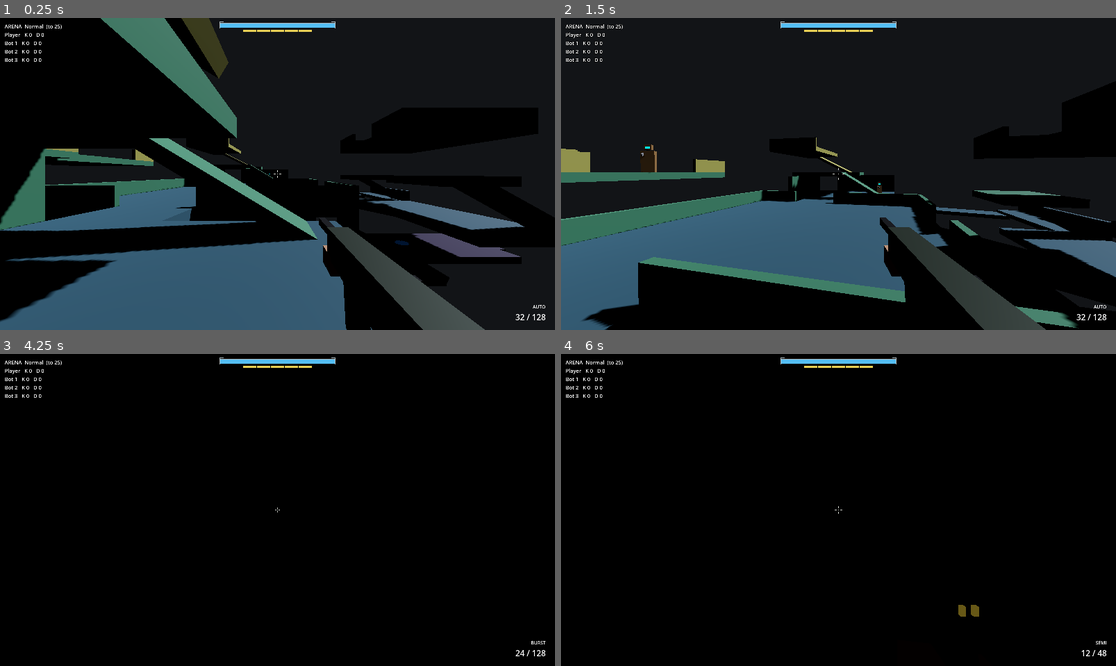
Above: before the commit, frames 1-4 (two rows, left to right).
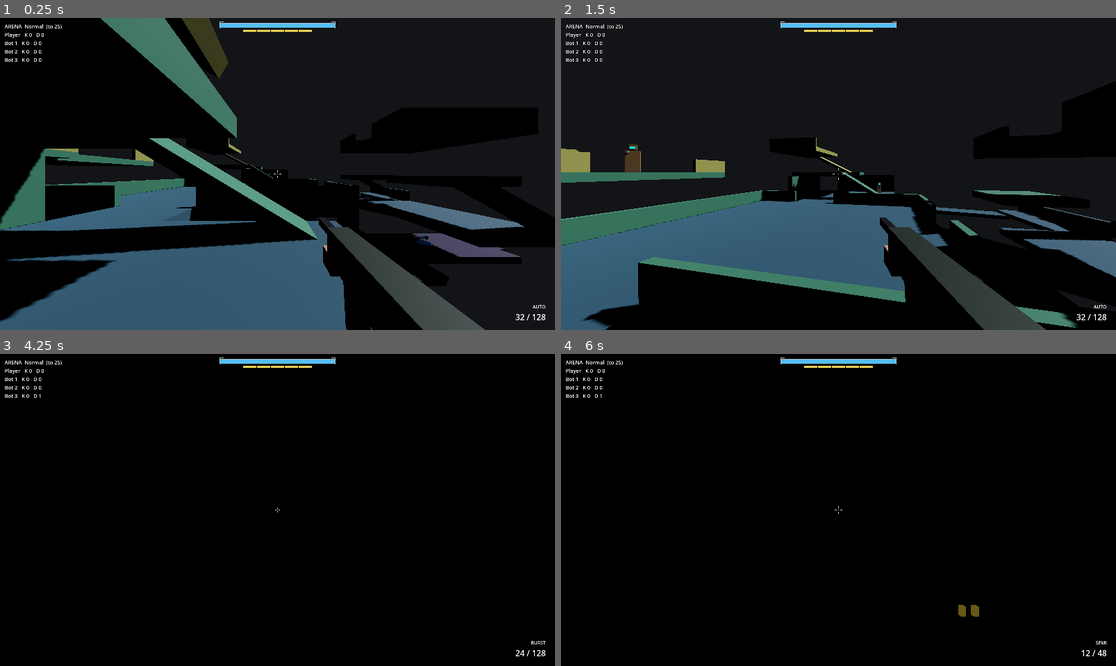
Above: after the commit, the same moments.

Repository: StudioSadTouch/Project-Long-Colt
Game: Godot game, scene res://scenes/main/arena_lockout.tscn
The game is run twice, just before and just after one commit, with the same random seed, the same clock (stepped at 60 frames per second) and the same inputs.
Inputs (mouse positions are in pixels of both pictures, inside the frame that each line leads up to):
- Up to frame 1 (0.25 s): no input
- Up to frame 2 (1.5 s): tap Enter at 0.5 s; move the mouse to (866, 174) at 0.52 s; hold Right mouse button (action_alt_fire) 0.53-1.28 s; hold W (action_move_forward) from 0.53 s (still down); tap Space (action_jump) at 0.77 s; move the mouse to (810, 174) at 1.27 s; tap Ctrl (action_crouch) at 1.35 s
- Up to frame 3 (4.25 s): keep holding W (action_move_forward); tap Space (action_jump) at 1.52, 3.02, 3.5, 3.77 s; move the mouse to (288, 503) at 2.02 s; press the mouse at (288, 503) at 2.03 s; move the mouse to (271, 516) at 2.77 s; release the mouse at (271, 516) at 2.78 s; tap F (action_fire_select) at 2.85 s; move the mouse to (316, 513) at 3.52 s; hold E (action_interact) from 3.53 s (still down)
- Up to frame 4 (6 s): move the mouse to (794, 506) at 4.27 s; release E (action_interact) at 4.28 s; tap V (action_melee) at 4.35 s; tap Space (action_jump) at 4.52, 5.75 s; tap Enter at 5 s; move the mouse to (844, 510) at 5.02 s; hold 1 (action_weapon_1) 5.03-5.78 s; move the mouse to (816, 503) at 5.77 s; release W (action_move_forward) at 5.78 s; hold D (action_move_right) from 5.78 s (still down); tap 2 (action_weapon_2) at 5.85 s

The runs differ from the first frame. In frame 1, less than 0.1% of the frame differs, in the area x 71-78%, y 69-73%; in frame 2, 0.3%, in the area x 11-58%, y 40-57%; in frame 3, less than 0.1%; in frame 4, less than 0.1%.
Error after the commit: Trying to assign an array of type "Array" to a variable of type "Array[WeaponPickup]". (res://scripts/ai/arena_events.gd:71)

Commit message:
Lockout: place the new roster (shotgun BotMid, DER Green hall z=17, carbine BR3 roof)
Generators (emit_arena_tscn.py, emit_lockout_tscn.py) map the Halo 2 weapon spots onto the five
guns and give the two power weapons a 90 s respawn. arena_lockout.tscn is regenerated
(lockout.tscn round-trips unchanged). main_lockout.tscn stays hand-edited on main, so the same
three pickup swaps are applied by hand there; its remaining difference from --launcher output
is the pre-existing hand edits (target dummies, Top Blue pickups at z=18, ElbowSouth bounds).
Replaced: RiflePickup_BotMid, RiflePickup_BR3, RiflePickup_Green. Kept: PistolPickup_S3,
RiflePickup_TopBlue, PistolPickup_TopBlueW/E. No placement relies on a lip or step.

Diff:
--- a/scenes/main/arena_lockout.tscn
+++ b/scenes/main/arena_lockout.tscn
@@ -10,6 +10,9 @@
 [ext_resource type="Script" path="res://scripts/ai/arena_navigation.gd" id="8_nav"]
 [ext_resource type="Script" path="res://scripts/ai/spawn_manager.gd" id="9_spawns"]
 [ext_resource type="Resource" path="res://resources/ai/bot_difficulty_normal.tres" id="10_diff"]
+[ext_resource type="PackedScene" path="res://scenes/weapons/marksman_carbine.tscn" id="11_carbine"]
+[ext_resource type="PackedScene" path="res://scenes/weapons/combat_shotgun.tscn" id="12_shotgun"]
+[ext_resource type="PackedScene" path="res://scenes/weapons/directed_energy_rifle.tscn" id="13_energy"]
 
 [sub_resource type="Environment" id="Environment_arena"]
 background_mode = 1
@@ -38,9 +41,10 @@
 [node name="Player" parent="." instance=ExtResource("2_player")]
 transform = Transform3D(0, 0, -1, 0, 1, 0, 1, 0, 0, -18, 4.55, 4)
 
-[node name="RiflePickup_BotMid" parent="." instance=ExtResource("3_pickup")]
+[node name="ShotgunPickup_BotMid" parent="." instance=ExtResource("3_pickup")]
 transform = Transform3D(1, 0, 0, 0, 1, 0, 0, 0, 1, 0, 0, 0)
-weapon_scene = ExtResource("4_rifle")
+weapon_scene = ExtResource("12_shotgun")
+respawn_delay = 90.0
 
 [node name="PistolPickup_S3" parent="." instance=ExtResource("3_pickup")]
 transform = Transform3D(1, 0, 0, 0, 1, 0, 0, 0, 1, 16, 10.5, -6)
@@ -58,13 +62,14 @@
 transform = Transform3D(1, 0, 0, 0, 1, 0, 0, 0, 1, 2, 9, 16)
 weapon_scene = ExtResource("5_pistol")
 
-[node name="RiflePickup_BR3" parent="." instance=ExtResource("3_pickup")]
+[node name="CarbinePickup_BR3" parent="." instance=ExtResource("3_pickup")]
 transform = Transform3D(1, 0, 0, 0, 1, 0, 0, 0, 1, -17, 10.5, -3)
-weapon_scene = ExtResource("4_rifle")
-
-[node name="RiflePickup_Green" parent="." instance=ExtResource("3_pickup")]
-transform = Transform3D(1, 0, 0, 0, 1, 0, 0, 0, 1, 0, 0, 15)
-weapon_scene = ExtResource("4_rifle")
+weapon_scene = ExtResource("11_carbine")
+
+[node name="EnergyRiflePickup_Green" parent="." instance=ExtResource("3_pickup")]
+transform = Transform3D(1, 0, 0, 0, 1, 0, 0, 0, 1, 0, 0, 17)
+weapon_scene = ExtResource("13_energy")
+respawn_delay = 90.0
 
 [node name="Navigation" type="NavigationRegion3D" parent="."]
 script = ExtResource("8_nav")
--- a/scenes/main/main_lockout.tscn
+++ b/scenes/main/main_lockout.tscn
@@ -7,6 +7,9 @@
 [ext_resource type="PackedScene" path="res://scenes/weapons/service_pistol.tscn" id="5_pistol"]
 [ext_resource type="PackedScene" path="res://scenes/ai/moving_dummy.tscn" id="6_moving"]
 [ext_resource type="PackedScene" path="res://scenes/ai/target_dummy.tscn" id="7_dummy"]
+[ext_resource type="PackedScene" path="res://scenes/weapons/marksman_carbine.tscn" id="8_carbine"]
+[ext_resource type="PackedScene" path="res://scenes/weapons/combat_shotgun.tscn" id="9_shotgun"]
+[ext_resource type="PackedScene" path="res://scenes/weapons/directed_energy_rifle.tscn" id="10_energy"]
 
 [sub_resource type="Environment" id="Environment_lockout"]
 background_mode = 1
@@ -46,9 +49,10 @@
 [node name="Player" parent="." instance=ExtResource("2_player")]
 transform = Transform3D(0, 0, -1, 0, 1, 0, 1, 0, 0, -18, 4.55, 4)
 
-[node name="RiflePickup_BotMid" parent="." instance=ExtResource("3_pickup")]
+[node name="ShotgunPickup_BotMid" parent="." instance=ExtResource("3_pickup")]
 transform = Transform3D(1, 0, 0, 0, 1, 0, 0, 0, 1, 0, 0, 0)
-weapon_scene = ExtResource("4_rifle")
+weapon_scene = ExtResource("9_shotgun")
+respawn_delay = 90.0
 
 [node name="PistolPickup_S3" parent="." instance=ExtResource("3_pickup")]
 transform = Transform3D(1, 0, 0, 0, 1, 0, 0, 0, 1, 16, 10.5, -6)
@@ -66,13 +70,14 @@
 transform = Transform3D(1, 0, 0, 0, 1, 0, 0, 0, 1, 2, 9, 18)
 weapon_scene = ExtResource("5_pistol")
 
-[node name="RiflePickup_BR3" parent="." instance=ExtResource("3_pickup")]
+[node name="CarbinePickup_BR3" parent="." instance=ExtResource("3_pickup")]
 transform = Transform3D(1, 0, 0, 0, 1, 0, 0, 0, 1, -17, 10.5, -3)
-weapon_scene = ExtResource("4_rifle")
+weapon_scene = ExtResource("8_carbine")
 
-[node name="RiflePickup_Green" parent="." instance=ExtResource("3_pickup")]
-transform = Transform3D(1, 0, 0, 0, 1, 0, 0, 0, 1, 0, 0, 15)
-weapon_scene = ExtResource("4_rifle")
+[node name="EnergyRiflePickup_Green" parent="." instance=ExtResource("3_pickup")]
+transform = Transform3D(1, 0, 0, 0, 1, 0, 0, 0, 1, 0, 0, 17)
+weapon_scene = ExtResource("10_energy")
+respawn_delay = 90.0
 
 [node name="SwordSpot" type="Marker3D" parent="."]
 transform = Transform3D(1, 0, 0, 0, 1, 0, 0, 0, 1, -11, 2, -12)
Not shown: 1 places in scenes/main/arena_lockout.tscn that only renumber resources
Not shown: 1 places in scenes/main/main_lockout.tscn that only renumber resources
Not shown, changed: tools/lockout/emit_arena_tscn.py
Not shown, changed: tools/lockout/emit_lockout_tscn.py
Not shown, changed: tools/lockout/lockout_spec.md
